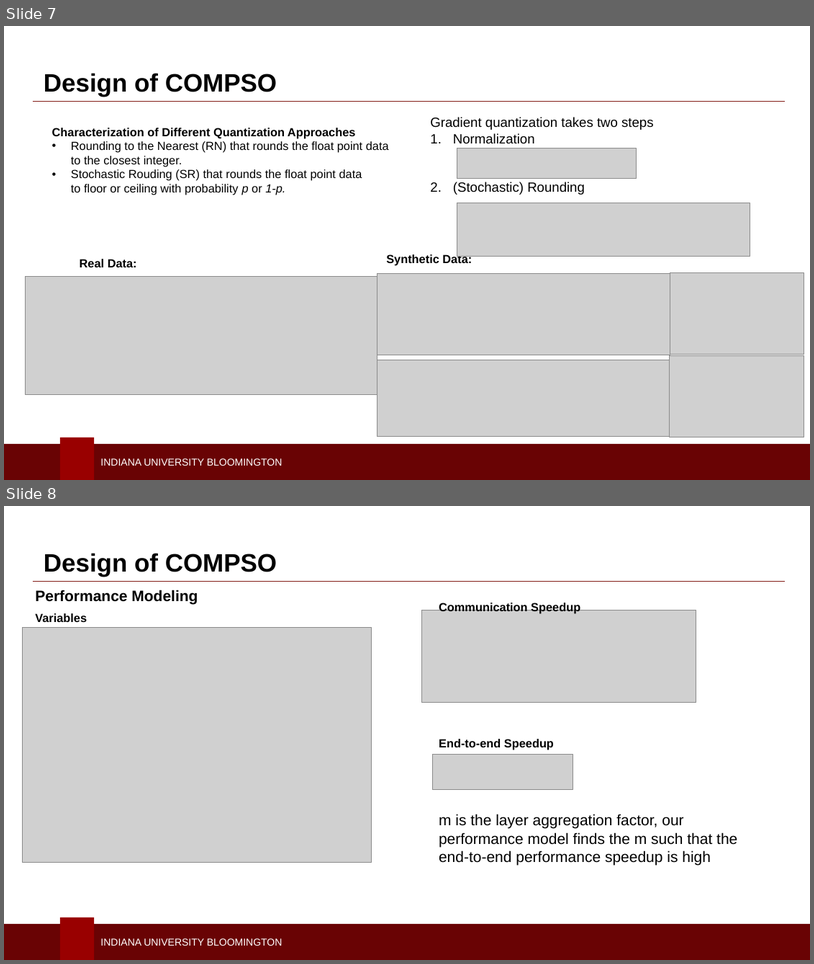
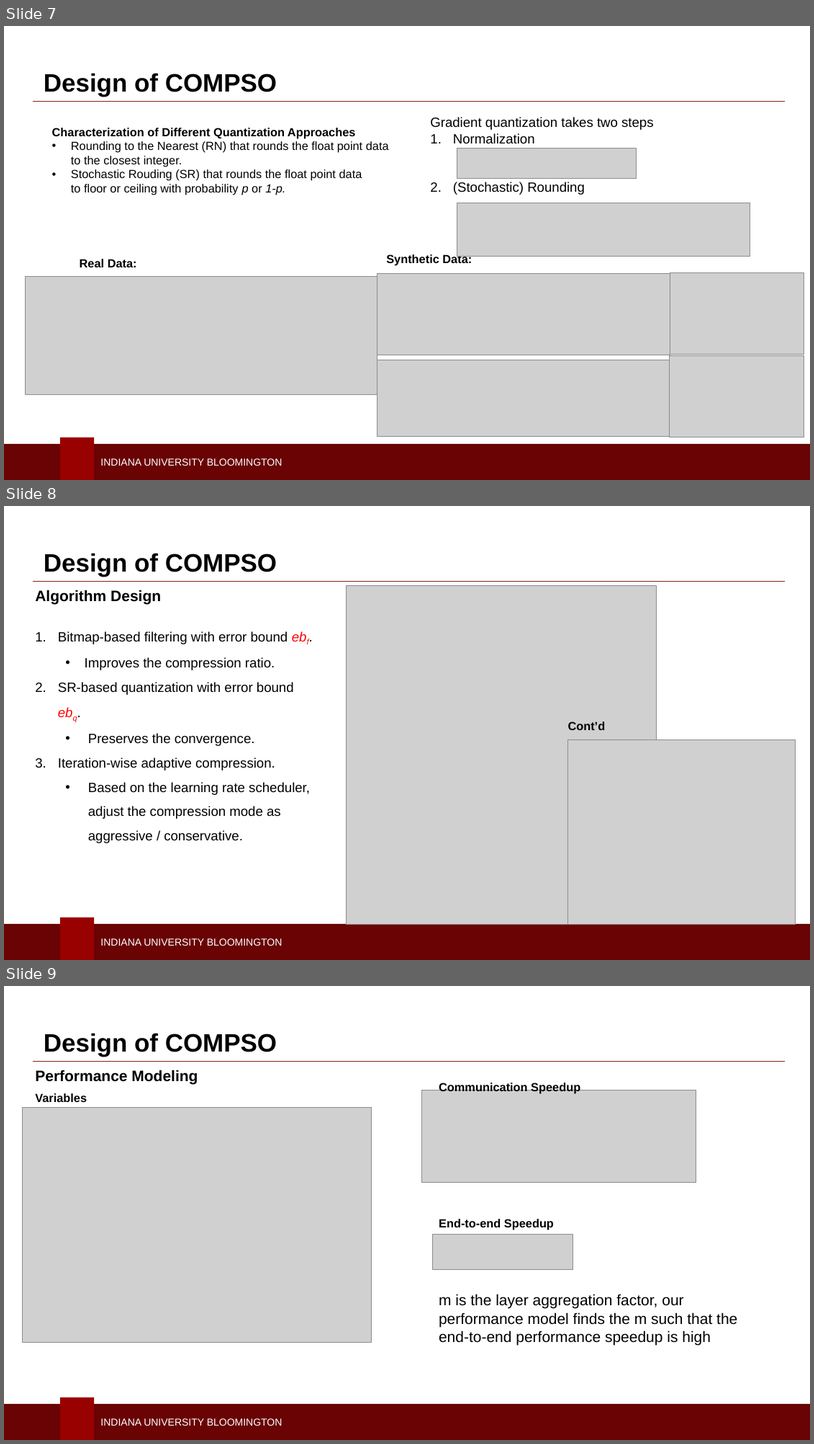
Before and after one commit to Presciman/PPoPP-25_Slides, a slide deck: COMPSO_PPoPP'25.pptx. Shown one above the other, each under a label of ours: slides 7 and 8 before the commit, slides 7, 8 and 9 after it. The pictures are 814x964 and 814x1444 pixels, drawn with LibreOffice and Linux fonts; fonts in the diff are those of the drawing; grey boxes stand for pictures; background and template pictures are left out. Boxes give left, top, right and bottom in pixels: in the first picture for what was removed or moved away, otherwise in the second. Text is boxed around its words. In the diff, an @@ line names an element or a change of style, - is before the commit and + after.

```diff
--- a/COMPSO_PPoPP'25.pptx
+++ b/COMPSO_PPoPP'25.pptx
@@ slide 8 added at [4,506,810,960], background #FFFFFF; not listed: 3 template elements that a slide beside it also shows @@
@@ text added at [44,553,277,577], 30 pt, text #000000, bold @@
+Design of COMPSO
@@ line added from (32, 581) to (786, 581), #841F19 1.25 pt @@
@@ text added at [35,590,161,604], 18 pt, text #000000, bold @@
+Algorithm Design
@@ picture added at [347,585,657,924] @@
@@ text added at [58,631,310,843], 16 pt, text #000000 @@
+1. Bitmap-based filtering with error bound ebf.
+  • Improves the compression ratio.
+2. SR-based quantization with error bound ebq.
+  • Preserves the convergence.
+3. Iteration-wise adaptive compression.
+  • Based on the learning rate scheduler, adjust the compression mode as aggressive / conservative.
@@ text added at [568,721,606,730], 14 pt, text #000000, bold @@
+Cont’d
@@ picture added at [568,740,797,924] @@
@@ what was slide 8 is now slide 9 @@
```
Also in this commit, not shown: 8 slides changed, 3 other slides added, 1 slide removed, 1 other file.
